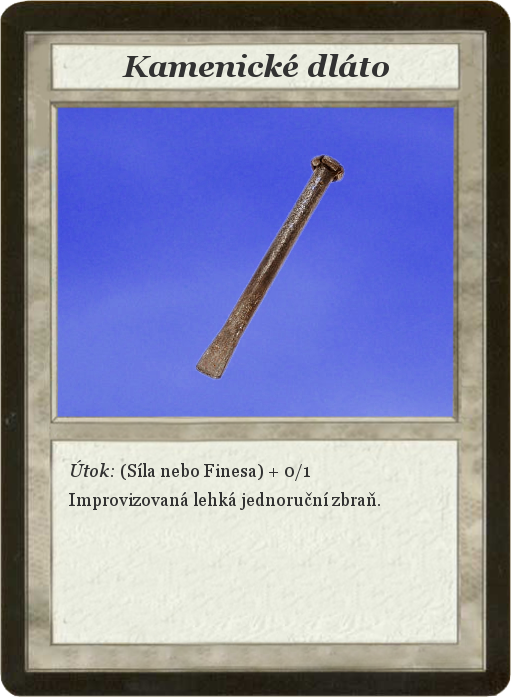
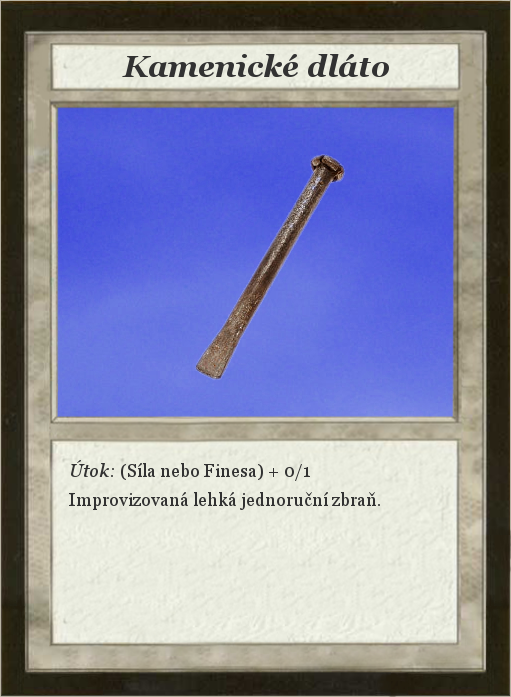
Layered file, before and after one edit (511px x 697px). Changes by layer:
painted on "Card" over [left=0, top=0, right=511, bottom=697]
